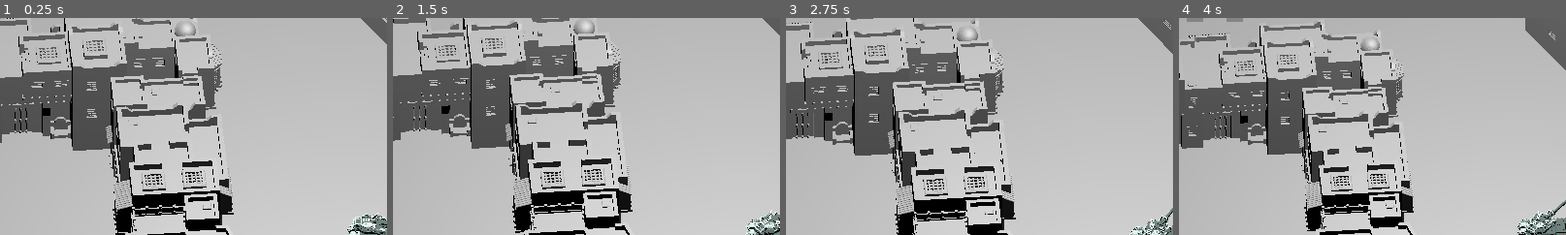
Above: before the commit, frames 1-4 (left to right).
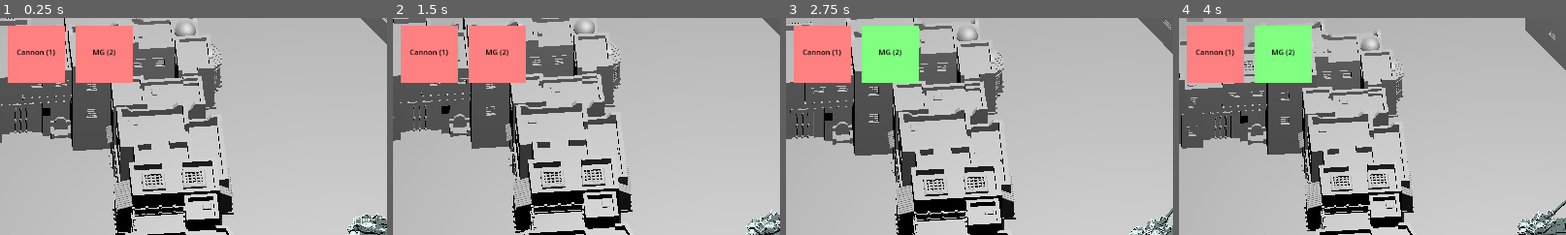
Above: after the commit, the same moments.

Repository: thelazyone/godot_topdown_shooter
Game: Godot game, scene res://world.tscn
Same seed, same stepped clock (60 frames per second), same inputs: the game is played once before the commit and once after it.
Inputs (mouse positions are % of the whole screen's width and height, from its top left):
- Up to frame 1 (0.25 s): no input
- Up to frame 2 (1.5 s): move the mouse to (72, 45) at 0.52 s; hold D (steer_right) 0.53-1.25 s; hold Shift (boost) 0.53-1.25 s; click (72, 45) at 0.67 s; drag from (30, 55) to (45, 70) at 1.27 s
- Up to frame 3 (2.75 s): move the mouse to (60, 28) at 2.02 s; hold D (steer_right) from 2.03 s (still down); hold 2 (wpn_2) from 2.03 s (still down)
- Up to frame 4 (4 s): release D (steer_right) at 2.75 s; release 2 (wpn_2) at 2.75 s; drag from (45, 70) to (20, 35) at 2.77 s; move the mouse to (80, 65) at 3.52 s; hold A (steer_left) from 3.53 s (still down); tap Mouse wheel down (zoom_out) at 3.6 s
The pictures show only the part of the screen within x 0-50%, y 0-50%; the shares and areas given below are measured in that part.

The runs differ from the first frame. In frame 1, 7.8% of the frame differs, in the area x 2-35%, y 3-30%; in frame 2, 7.8%; in frame 3, 7.8%; in frame 4, 7.8%.

Commit message:
added basic gui to show weapon options

Diff:
--- /dev/null
+++ b/gui/gui.gd
@@ -0,0 +1,23 @@
+extends CanvasLayer
+
+
+func set_active_weapon(index):
+	match index:
+		1:
+			$MachineGun.set_active(false)
+			$Cannon.set_active(true)
+		2:
+			$MachineGun.set_active(true)
+			$Cannon.set_active(false)
+		_:
+			$MachineGun.set_active(false)
+			$Cannon.set_active(false)
+
+# Called when the node enters the scene tree for the first time.
+func _ready():
+	pass # Replace with function body.
+
+
+# Called every frame. 'delta' is the elapsed time since the previous frame.
+func _process(delta):
+	pass
--- /dev/null
+++ b/gui/gui.tscn
@@ -0,0 +1,45 @@
+[gd_scene load_steps=4 format=3 uid="uid://gupikli04gci"]
+
+[ext_resource type="Script" path="res://gui/weapon_selection_element.gd" id="1_ahvr8"]
+[ext_resource type="Script" path="res://gui/gui.gd" id="1_mj42x"]
+
+[sub_resource type="LabelSettings" id="LabelSettings_hlc3h"]
+font_size = 11
+font_color = Color(0, 0, 0, 1)
+
+[node name="GUI" type="CanvasLayer"]
+script = ExtResource("1_mj42x")
+
+[node name="Cannon" type="ColorRect" parent="."]
+offset_left = 16.0
+offset_top = 14.0
+offset_right = 101.0
+offset_bottom = 99.0
+script = ExtResource("1_ahvr8")
+
+[node name="Label" type="Label" parent="Cannon"]
+layout_mode = 0
+offset_top = 29.0
+offset_right = 85.0
+offset_bottom = 52.0
+text = "Cannon (1)"
+label_settings = SubResource("LabelSettings_hlc3h")
+horizontal_alignment = 1
+vertical_alignment = 1
+
+[node name="MachineGun" type="ColorRect" parent="."]
+offset_left = 117.0
+offset_top = 14.0
+offset_right = 202.0
+offset_bottom = 99.0
+script = ExtResource("1_ahvr8")
+
+[node name="Label2" type="Label" parent="MachineGun"]
+offset_top = 29.0
+offset_right = 85.0
+offset_bottom = 52.0
+pivot_offset = Vector2(72, 4)
+text = "MG (2)"
+label_settings = SubResource("LabelSettings_hlc3h")
+horizontal_alignment = 1
+vertical_alignment = 1
--- /dev/null
+++ b/gui/weapon_selection_element.gd
@@ -0,0 +1,18 @@
+extends ColorRect
+
+
+func set_active(is_active):
+	if is_active:
+		set_color(Color(.5, 1., .5, 1.))
+	else:
+		set_color(Color(1., .5, .5, 1.))
+
+
+# Called when the node enters the scene tree for the first time.
+func _ready():
+	pass # Replace with function body.
+
+
+# Called every frame. 'delta' is the elapsed time since the previous frame.
+func _process(delta):
+	pass
--- a/units/units_components/wasd_component.gd
+++ b/units/units_components/wasd_component.gd
@@ -20,11 +20,18 @@
 
 # Called when the node enters the scene tree for the first time.
 func _ready():
-	pass # Replace with function body.
+	pass
 
 
 # Called every frame. 'delta' is the elapsed time since the previous frame.
 func _process(delta):
+	# Updating GUI
+	if get_node("../Turret/CannonComponent").is_active:
+		get_node("/root/World/GUI").set_active_weapon(1)
+	elif get_node("../Turret/MGComponent").is_active:
+		get_node("/root/World/GUI").set_active_weapon(2)
+	else:
+		get_node("/root/World/GUI").set_active_weapon(0)
 
 	# Reading the speed from the real world.
 	speed = Geometry.space_to_plane(get_parent().velocity).dot(Vector2(cos(plane_direction), sin(plane_direction)))
--- a/world.tscn
+++ b/world.tscn
@@ -1,8 +1,9 @@
-[gd_scene load_steps=4 format=3 uid="uid://bl2kxwojbmqcv"]
+[gd_scene load_steps=5 format=3 uid="uid://bl2kxwojbmqcv"]
 
 [ext_resource type="Script" path="res://world.gd" id="1_88v0v"]
 [ext_resource type="PackedScene" uid="uid://50ws8mipweoo" path="res://controller/camera_base.tscn" id="2_a3pic"]
 [ext_resource type="PackedScene" uid="uid://7ubpqhxlnvxl" path="res://levels/level_components/actors.tscn" id="3_g02d5"]
+[ext_resource type="PackedScene" uid="uid://gupikli04gci" path="res://gui/gui.tscn" id="4_ql4e8"]
 
 [node name="World" type="Node3D"]
 script = ExtResource("1_88v0v")
@@ -10,3 +11,6 @@
 [node name="CameraBase" parent="." instance=ExtResource("2_a3pic")]
 
 [node name="Actors" parent="." instance=ExtResource("3_g02d5")]
+
+[node name="GUI" parent="." instance=ExtResource("4_ql4e8")]
+unique_name_in_owner = true
